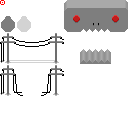
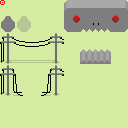
Comparing the layer stacks of the two 128px x 128px images. Changes:
painted on "powerline" over [left=12, top=92, right=52, bottom=96]
showed "Layer" over [left=0, top=0, right=128, bottom=128]
